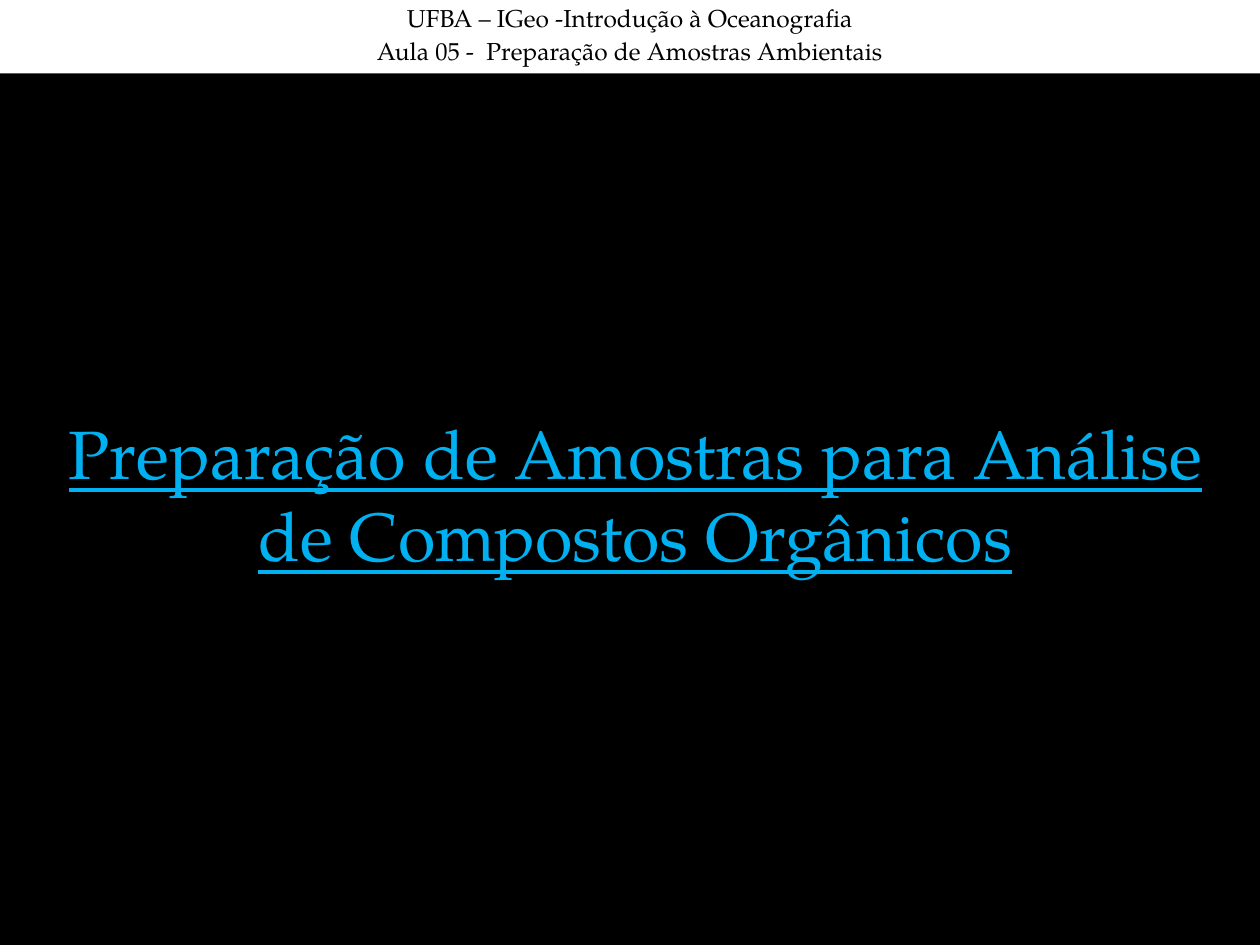
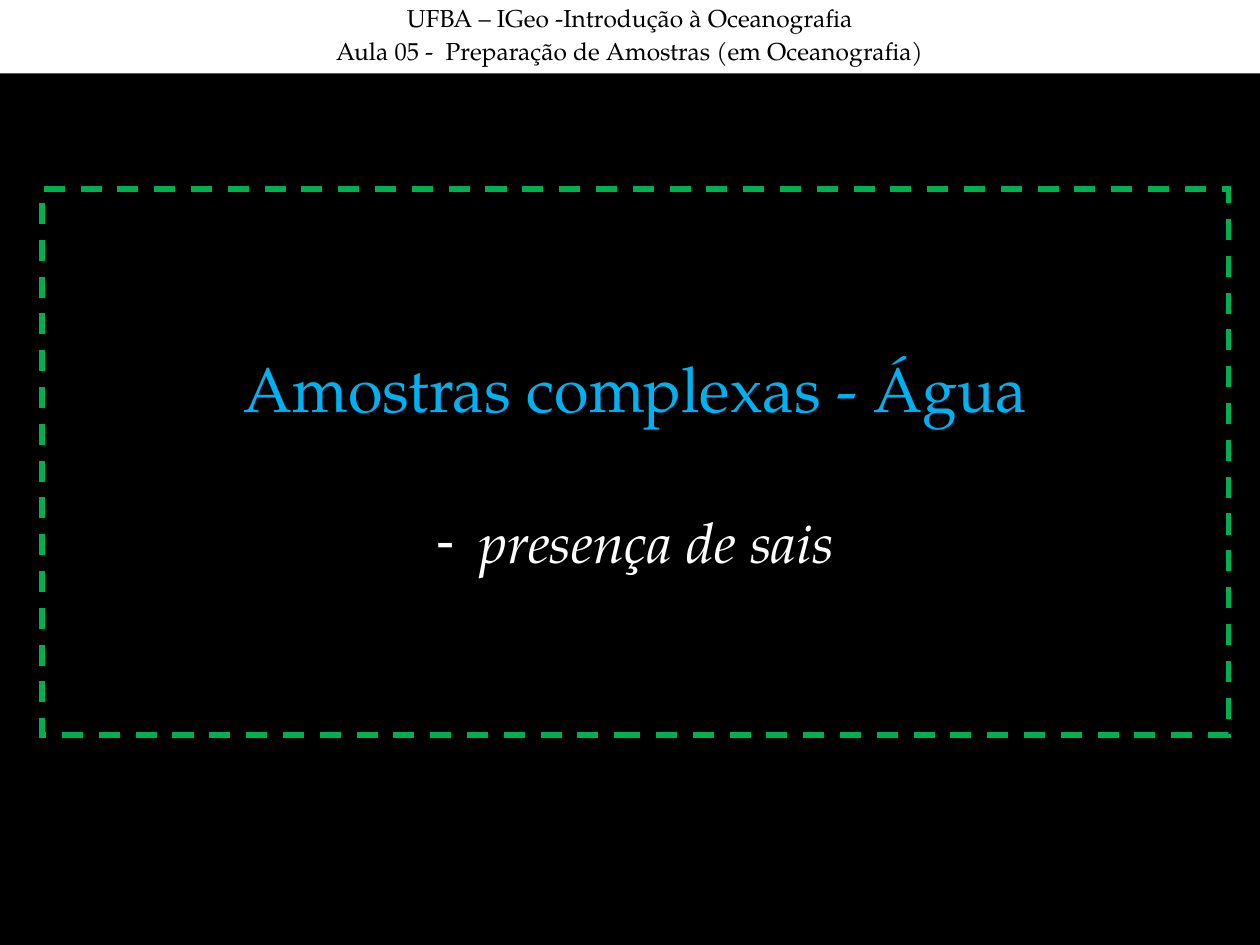
Before and after one commit to juoceano/chemicaloceanography2, a slide deck: slide 3 of classes/OceanoQuimica_Semana06(CC).ppt (slide 46 before the commit). Drawn at 1260x945 pixels with LibreOffice and Linux fonts; fonts in the diff are those of the drawing. Boxes give left, top, right and bottom in pixels: in the first picture for what was removed or moved away, otherwise in the second. Text is boxed around its words. In the diff, an @@ line names an element or a change of style, - is before the commit and + after.

```diff
--- a/classes/OceanoQuimica_Semana06(CC).ppt
+++ b/classes/OceanoQuimica_Semana06(CC).ppt
@@ text in rectangle at [336,42,923,67]: text changed @@
-Aula 05 - Preparação de Amostras Ambientais
+Aula 05 - Preparação de Amostras (em Oceanografia)
@@ rectangle added at [42,189,1228,735], outline #00B050 3 pt dashed, 36 pt, text #00B0F0 @@
+Amostras complexas - Água
+– presença de sais
@@ text removed at [69,429,1202,581] @@
-Preparação de Amostras para Análise de Compostos Orgânicos
```
Also in this commit, not shown: 4 other slides changed, 15 slides added, 57 slides removed, 3 other files.
